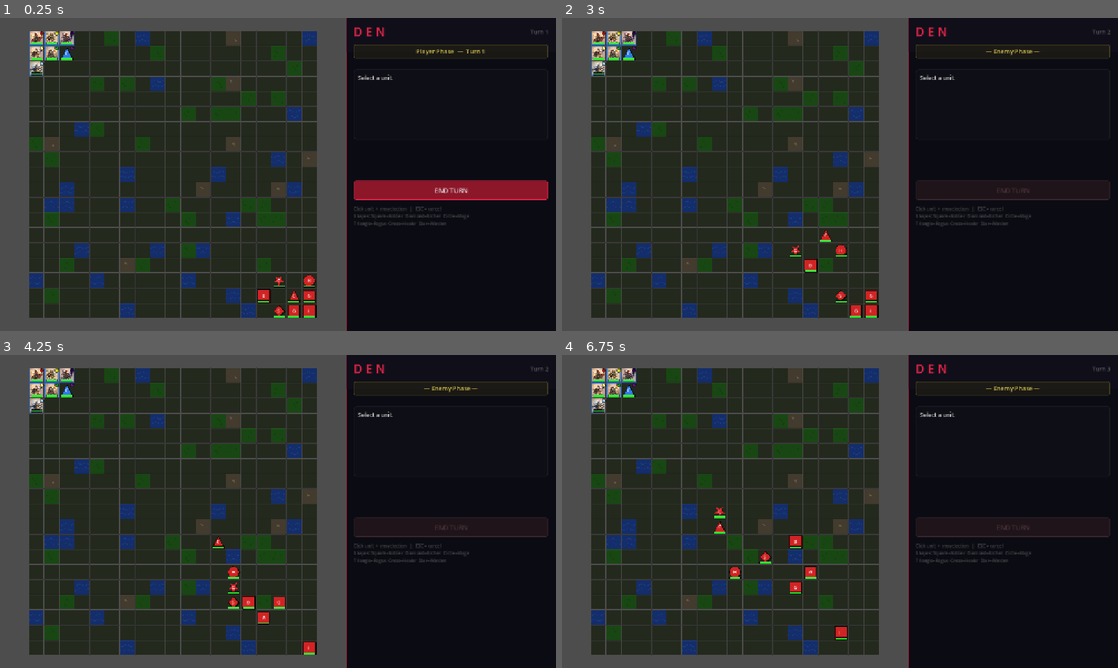
Above: before the commit, frames 1-4 (two rows, left to right).
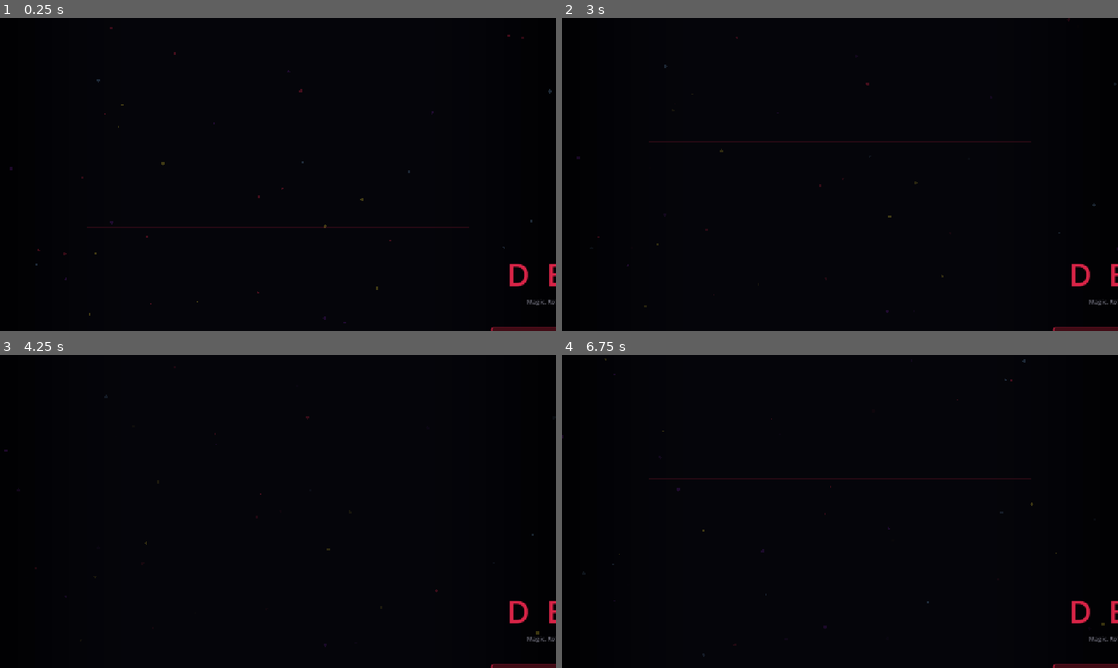
Above: after the commit, the same moments.

Repository: lEWFkRAD/Den
Game: Godot game, scene res://scenes/ui/TitleScreen.tscn
Two runs of this game, one before a commit and one after it. Both use one fixed random seed, a clock stepped at 60 frames per second and the inputs below. Before the commit the project starts from res://scenes/battle/Battle.tscn.
Inputs (mouse positions are in pixels of both pictures, inside the frame that each line leads up to):
- Up to frame 1 (0.25 s): no input
- Up to frame 2 (3 s): click (1012, 190) at 0.5 s, where only the run before the commit has a clickable "END TURN"; tap Enter at 1.25 s; move the mouse to (962, 158) at 1.27 s; click (962, 158) at 1.42 s; tap Space at 2 s; drag from (728, 190) to (812, 237) at 2.02 s; click (1012, 190) at 2.75 s, where only the run before the commit has a clickable "END TURN"
- Up to frame 3 (4.25 s): tap Enter at 3.5 s; move the mouse to (333, 442) at 3.52 s; click (333, 442) at 3.67 s
- Up to frame 4 (6.75 s): drag from (812, 574) to (673, 464) at 4.27 s; click (1012, 527) at 5 s, where only the run before the commit has a clickable "END TURN"; tap Space at 5.75 s; move the mouse to (1006, 558) at 5.77 s; click (1006, 558) at 5.92 s; tap Escape at 6.4 s; drag from (673, 464) to (756, 433) at 6.52 s

The runs differ from the first frame. In frame 1, 66% of the frame differs, in the area x 0-100%, y 0-100%; in frame 2, 66%; in frame 3, 66%; in frame 4, 66%.

Commit message:
Add title screen, pause menu, save/load, and combat close-up
- Title screen with animated particles, New Game / Continue / Quit
- Pause menu (ESC) with Resume, Save, Load, Quit to Title
- Save/load system persisting units, stats, weapons, items, kips
- Combat close-up panel showing attacker/defender portraits and
  animated HP bars during combat exchanges
- Added weapon_id and item_id fields for save serialization

Co-Authored-By: Claude Opus 4.6 <noreply@anthropic.com>

Diff:
--- a/autoloads/GameState.gd
+++ b/autoloads/GameState.gd
@@ -8,6 +8,8 @@
 signal chapter_started(chapter_num: int)
 signal unit_lost(unit_name: String)
 
+const SAVE_PATH = "user://den_save.json"
+
 func start_chapter(num: int):
 	chapter = num
 	chapter_started.emit(chapter)
@@ -15,3 +17,128 @@
 func record_kip_encounter(kip_name: String):
 	if not kip_name in kips_encountered:
 		kips_encountered.append(kip_name)
+
+# ─── Save ─────────────────────────────────────────────────────────────────────
+
+func save_game(units: Array = []) -> bool:
+	var data: Dictionary = {
+		"version": 3,
+		"chapter": chapter,
+		"gold": gold,
+		"kips_encountered": kips_encountered,
+		"timestamp": Time.get_datetime_string_from_system(),
+		"units": [],
+	}
+
+	# Serialize living units
+	for u in units:
+		if not u.is_alive():
+			continue
+		var ud: Dictionary = {
+			"name": u.unit_name,
+			"class": u.unit_class,
+			"is_player": u.is_player_unit,
+			"grid_pos": [u.grid_position.x, u.grid_position.y],
+			"element": u.element,
+			"hp": u.stats.hp,
+			"max_hp": u.stats.max_hp,
+			"strength": u.stats.strength,
+			"magic": u.stats.magic,
+			"skill": u.stats.skill,
+			"speed": u.stats.speed,
+			"defense": u.stats.defense,
+			"resistance": u.stats.resistance,
+			"movement": u.stats.movement,
+			"luck": u.stats.luck,
+			"weapons": [],
+			"items": [],
+		}
+		# Weapons
+		for w in u.weapons:
+			ud["weapons"].append({
+				"id": w.weapon_id,
+				"uses": w.uses,
+			})
+		# Items
+		for it in u.items:
+			ud["items"].append({
+				"id": it.item_id,
+				"uses": it.uses,
+			})
+		# Kip
+		if u.bonded_kip:
+			var k = u.bonded_kip
+			ud["kip"] = {
+				"id": k.kip_id if "kip_id" in k else k.kip_name.to_lower().replace(" ", "_"),
+				"hp": k.hp,
+				"phase": k.current_phase,
+				"is_exhausted": k.is_exhausted,
+				"awakening_used": k.awakening_used,
+			}
+		data["units"].append(ud)
+
+	# Also store army roster IDs for permadeath tracking
+	data["army_roster"] = army
+
+	var file = FileAccess.open(SAVE_PATH, FileAccess.WRITE)
+	if file == null:
+		push_error("GameState: Failed to save — %s" % FileAccess.get_open_error())
+		return false
+	file.store_string(JSON.stringify(data, "\t"))
+	file.close()
+	return true
+
+# ─── Load ─────────────────────────────────────────────────────────────────────
+
+func load_game() -> bool:
+	if not FileAccess.file_exists(SAVE_PATH):
+		return false
+	var file = FileAccess.open(SAVE_PATH, FileAccess.READ)
+	if file == null:
+		return false
+	var text = file.get_as_text()
+	file.close()
+
+	var json = JSON.new()
+	if json.parse(text) != OK:
+		push_error("GameState: Failed to parse save file")
+		return false
+
+	var data = json.data
+	chapter = data.get("chapter", 1)
+	gold = data.get("gold", 0)
+	kips_encountered = data.get("kips_encountered", [])
+	army = data.get("army_roster", [])
+
+	# Store unit data for Battle to restore
+	_pending_load = data.get("units", [])
+	return true
+
+var _pending_load: Array = []
+
+func has_pending_load() -> bool:
+	return not _pending_load.is_empty()
+
+func consume_pending_load() -> Array:
+	var data = _pending_load.duplicate()
+	_pending_load.clear()
+	return data
+
+func has_save() -> bool:
+	return FileAccess.file_exists(SAVE_PATH)
+
+func get_save_info() -> Dictionary:
+	if not FileAccess.file_exists(SAVE_PATH):
+		return {}
+	var file = FileAccess.open(SAVE_PATH, FileAccess.READ)
+	if file == null: return {}
+	var text = file.get_as_text()
+	file.close()
+	var json = JSON.new()
+	if json.parse(text) != OK: return {}
+	var data = json.data
+	return {
+		"chapter": data.get("chapter", 1),
+		"timestamp": data.get("timestamp", ""),
+		"unit_count": data.get("units", []).size(),
+	}
--- a/project.godot
+++ b/project.godot
@@ -16,7 +16,7 @@
 
 config/name="Den"
 config/description="A dark tactical RPG. Magic. Robots. War."
-run/main_scene="res://scenes/battle/Battle.tscn"
+run/main_scene="res://scenes/ui/TitleScreen.tscn"
 config/features=PackedStringArray("4.6", "Forward Plus")
 
 [autoload]
--- /dev/null
+++ b/scenes/ui/TitleScreen.tscn
@@ -0,0 +1,12 @@
+[gd_scene load_steps=2 format=3]
+
+[ext_resource type="Script" path="res://scripts/ui/TitleScreen.gd" id="1"]
+
+[node name="TitleScreen" type="Control"]
+layout_mode = 3
+anchors_preset = 15
+anchor_right = 1.0
+anchor_bottom = 1.0
+grow_horizontal = 2
+grow_vertical = 2
+script = ExtResource("1")
--- a/scripts/battle/Battle.gd
+++ b/scripts/battle/Battle.gd
@@ -56,6 +56,22 @@
 var portrait_cache:  Dictionary = {}  # name_lower → Texture2D
 var kip_portrait_cache: Dictionary = {}  # kip_name_lower → Texture2D
 
+# Pause menu
+var pause_overlay:   ColorRect
+var pause_menu:      VBoxContainer
+var is_pause_open:   bool = false
+
+# Combat close-up
+var combat_layer:    CanvasLayer
+var combat_panel:    ColorRect
+var combat_atk_portrait: TextureRect
+var combat_def_portrait: TextureRect
+var combat_atk_hp:   ColorRect
+var combat_def_hp:   ColorRect
+var combat_atk_name: Label
+var combat_def_name: Label
+var combat_vs:       Label
+
 # Speech timer
 var speech_timer:   float = 0.0
 var log_timer:      float = 0.0
@@ -67,6 +83,8 @@
 	_setup_camera()
 	_load_portraits()
 	_build_ui()
+	_build_pause_menu()
+	_build_combat_closeup()
 	_start_battle()
 	BattleState.kip_speaks.connect(_on_kip_speaks)
 	BattleState.unit_died.connect(_on_unit_died)
@@ -161,6 +179,21 @@
 # ─── Input ────────────────────────────────────────────────────────────────────
 
 func _input(event: InputEvent):
+	# Pause toggle always available
+	if event is InputEventKey and event.pressed and event.keycode == KEY_ESCAPE:
+		if is_pause_open:
+			_close_pause_menu()
+			return
+		elif state == State.IDLE and BattleState.is_player_phase:
+			_open_pause_menu()
+			return
+		else:
+			_cancel_action()
+			return
+
+	# Block all input while paused
+	if is_pause_open: return
+
 	# Camera controls always active
 	_handle_camera_input(event)
 
@@ -174,9 +207,6 @@
 			var tp = grid.world_to_tile(get_global_mouse_position())
 			if grid.is_valid_tile(tp):
 				_handle_tile_click(tp)
-
-	if event is InputEventKey and event.pressed and event.keycode == KEY_ESCAPE:
-		_cancel_action()
 
 func _handle_camera_input(event: InputEvent):
 	# Scroll wheel zoom
@@ -639,6 +669,7 @@
 	if forecast_attacker == null or forecast_defender == null: return
 	state = State.ANIMATING
 	_hide_all_panels()
+	_show_combat_closeup(forecast_attacker, forecast_defender)
 
 	var atk = forecast_attacker
 	var def = forecast_defender
@@ -711,6 +742,10 @@
 	defender.take_damage(damage, elem)
 	weapon.use_one()
 
+	# Update combat close-up HP bars
+	if forecast_attacker and forecast_defender:
+		_update_combat_hp(forecast_attacker, forecast_defender)
+
 	# Hit recoil on defender
 	if defender.is_alive():
 		await grid.animate_hit_recoil(defender)
@@ -720,6 +755,7 @@
 	grid.queue_redraw()
 
 func _finish_combat(attacker):
+	_hide_combat_closeup()
 	attacker.has_acted = true
 	_deselect()
 	_check_all_acted()
@@ -1235,3 +1271,232 @@
 		"plant":    return Color(0.25, 0.82, 0.25)
 		"god":      return Color(1.0, 1.0, 0.9)
 	return Color(0.7, 0.7, 0.7)
+
+# ─── Pause Menu ───────────────────────────────────────────────────────────────
+
+func _build_pause_menu():
+	var pause_layer = CanvasLayer.new()
+	pause_layer.layer = 20
+	add_child(pause_layer)
+
+	pause_overlay = ColorRect.new()
+	pause_overlay.color = Color(0, 0, 0, 0.65)
+	pause_overlay.position = Vector2.ZERO
+	pause_overlay.size = Vector2(1280, 720)
+	pause_overlay.visible = false
+	pause_overlay.mouse_filter = Control.MOUSE_FILTER_STOP
+	pause_layer.add_child(pause_overlay)
+
+	pause_menu = VBoxContainer.new()
+	pause_menu.position = Vector2(440, 160)
+	pause_menu.custom_minimum_size = Vector2(400, 0)
+	pause_overlay.add_child(pause_menu)
+
+	var title = Label.new()
+	title.text = "PAUSED"
+	title.add_theme_font_size_override("font_size", 32)
+	title.add_theme_color_override("font_color", Color(0.85, 0.14, 0.28))
+	title.horizontal_alignment = HORIZONTAL_ALIGNMENT_CENTER
+	pause_menu.add_child(title)
+
+	pause_menu.add_child(_spacer(20))
+
+	_add_pause_btn("RESUME", Color(0.3, 0.6, 0.3), _close_pause_menu)
+	_add_pause_btn("SAVE GAME", Color(0.3, 0.5, 0.8), _on_pause_save)
+	_add_pause_btn("LOAD GAME", Color(0.5, 0.4, 0.2), _on_pause_load, GameState.has_save())
+	_add_pause_btn("QUIT TO TITLE", Color(0.6, 0.15, 0.15), _on_pause_quit)
+
+func _add_pause_btn(label: String, col: Color, callback: Callable, enabled: bool = true):
+	var btn = Button.new()
+	btn.text = label
+	btn.custom_minimum_size = Vector2(400, 48)
+	btn.disabled = not enabled
+	btn.pressed.connect(callback)
+	btn.add_theme_font_size_override("font_size", 16)
+
+	var style = StyleBoxFlat.new()
+	style.bg_color = col.darkened(0.65)
+	style.border_color = col.darkened(0.2)
+	style.set_border_width_all(1)
+	style.set_corner_radius_all(5)
+	style.set_content_margin_all(12)
+	btn.add_theme_stylebox_override("normal", style)
+
+	var hover = StyleBoxFlat.new()
+	hover.bg_color = col.darkened(0.4)
+	hover.border_color = col
+	hover.set_border_width_all(1)
+	hover.set_corner_radius_all(5)
+	hover.set_content_margin_all(12)
+	btn.add_theme_stylebox_override("hover", hover)
+
+	var dis = StyleBoxFlat.new()
+	dis.bg_color = Color(0.08, 0.08, 0.10)
+	dis.border_color = Color(0.15, 0.15, 0.18)
+	dis.set_border_width_all(1)
+	dis.set_corner_radius_all(5)
+	dis.set_content_margin_all(12)
+	btn.add_theme_stylebox_override("disabled", dis)
+	btn.add_theme_color_override("font_disabled_color", Color(0.3, 0.3, 0.32))
+
+	pause_menu.add_child(btn)
+
+func _open_pause_menu():
+	is_pause_open = true
+	pause_overlay.visible = true
+	BattleState.pause()
+
+func _close_pause_menu():
+	is_pause_open = false
+	pause_overlay.visible = false
+	BattleState.resume()
+
+func _on_pause_save():
+	if GameState.save_game(units):
+		_push_log("Game saved.")
+	else:
+		_push_log("Save failed!")
+	_close_pause_menu()
+
+func _on_pause_load():
+	if GameState.load_game():
+		_close_pause_menu()
+		get_tree().change_scene_to_file("res://scenes/battle/Battle.tscn")
+
+func _on_pause_quit():
+	_close_pause_menu()
+	get_tree().change_scene_to_file("res://scenes/ui/TitleScreen.tscn")
+
+# ─── Combat Close-Up ─────────────────────────────────────────────────────────
+
+func _build_combat_closeup():
+	combat_layer = CanvasLayer.new()
+	combat_layer.layer = 15
+	add_child(combat_layer)
+
+	combat_panel = ColorRect.new()
+	combat_panel.color = Color(0.02, 0.02, 0.05, 0.92)
+	combat_panel.position = Vector2(140, 200)
+	combat_panel.size = Vector2(1000, 320)
+	combat_panel.visible = false
+	combat_layer.add_child(combat_panel)
+
+	# Top accent line
+	var accent = ColorRect.new()
+	accent.color = Color(0.85, 0.14, 0.28, 0.6)
+	accent.position = Vector2(0, 0)
+	accent.size = Vector2(1000, 2)
+	combat_panel.add_child(accent)
+
+	# Bottom accent
+	var accent2 = ColorRect.new()
+	accent2.color = Color(0.85, 0.14, 0.28, 0.6)
+	accent2.position = Vector2(0, 318)
+	accent2.size = Vector2(1000, 2)
+	combat_panel.add_child(accent2)
+
+	# Attacker side (left)
+	combat_atk_portrait = TextureRect.new()
+	combat_atk_portrait.position = Vector2(30, 30)
+	combat_atk_portrait.custom_minimum_size = Vector2(200, 260)
+	combat_atk_portrait.size = Vector2(200, 260)
+	combat_atk_portrait.stretch_mode = TextureRect.STRETCH_KEEP_ASPECT_CENTERED
+	combat_atk_portrait.expand_mode = TextureRect.EXPAND_IGNORE_SIZE
+	combat_panel.add_child(combat_atk_portrait)
+
+	combat_atk_name = Label.new()
+	combat_atk_name.position = Vector2(240, 40)
+	combat_atk_name.add_theme_font_size_override("font_size", 22)
+	combat_atk_name.add_theme_color_override("font_color", Color(0.55, 0.78, 1.0))
+	combat_panel.add_child(combat_atk_name)
+
+	# Attacker HP bar bg
+	var atk_hp_bg = ColorRect.new()
+	atk_hp_bg.position = Vector2(240, 75)
+	atk_hp_bg.size = Vector2(200, 14)
+	atk_hp_bg.color = Color(0.08, 0.08, 0.10)
+	combat_panel.add_child(atk_hp_bg)
+
+	combat_atk_hp = ColorRect.new()
+	combat_atk_hp.position = Vector2(240, 75)
+	combat_atk_hp.size = Vector2(200, 14)
+	combat_atk_hp.color = Color(0.15, 0.88, 0.15)
+	combat_panel.add_child(combat_atk_hp)
+
+	# VS label
+	combat_vs = Label.new()
+	combat_vs.text = "VS"
+	combat_vs.position = Vector2(465, 130)
+	combat_vs.add_theme_font_size_override("font_size", 36)
+	combat_vs.add_theme_color_override("font_color", Color(0.85, 0.14, 0.28, 0.7))
+	combat_panel.add_child(combat_vs)
+
+	# Defender side (right)
+	combat_def_portrait = TextureRect.new()
+	combat_def_portrait.position = Vector2(770, 30)
+	combat_def_portrait.custom_minimum_size = Vector2(200, 260)
+	combat_def_portrait.size = Vector2(200, 260)
+	combat_def_portrait.stretch_mode = TextureRect.STRETCH_KEEP_ASPECT_CENTERED
+	combat_def_portrait.expand_mode = TextureRect.EXPAND_IGNORE_SIZE
+	combat_panel.add_child(combat_def_portrait)
+
+	combat_def_name = Label.new()
+	combat_def_name.position = Vector2(560, 40)
+	combat_def_name.custom_minimum_size = Vector2(200, 0)
+	combat_def_name.horizontal_alignment = HORIZONTAL_ALIGNMENT_RIGHT
+	combat_def_name.add_theme_font_size_override("font_size", 22)
+	combat_def_name.add_theme_color_override("font_color", Color(1.0, 0.45, 0.35))
+	combat_panel.add_child(combat_def_name)
+
+	# Defender HP bar
+	var def_hp_bg = ColorRect.new()
+	def_hp_bg.position = Vector2(560, 75)
+	def_hp_bg.size = Vector2(200, 14)
+	def_hp_bg.color = Color(0.08, 0.08, 0.10)
+	combat_panel.add_child(def_hp_bg)
+
+	combat_def_hp = ColorRect.new()
+	combat_def_hp.position = Vector2(560, 75)
+	combat_def_hp.size = Vector2(200, 14)
+	combat_def_hp.color = Color(0.15, 0.88, 0.15)
+	combat_panel.add_child(combat_def_hp)
+
+func _show_combat_closeup(atk, def):
+	# Set attacker portrait
+	var atk_key = atk.unit_name.to_lower()
+	if portrait_cache.has(atk_key):
+		combat_atk_portrait.texture = portrait_cache[atk_key]
+	else:
+		combat_atk_portrait.texture = null
+
+	# Set defender portrait
+	var def_key = def.unit_name.to_lower()
+	if portrait_cache.has(def_key):
+		combat_def_portrait.texture = portrait_cache[def_key]
+	else:
+		combat_def_portrait.texture = null
+
+	combat_atk_name.text = atk.unit_name
+	combat_def_name.text = def.unit_name
+
+	# Set name colors based on team
+	combat_atk_name.add_theme_color_override("font_color",
+		Color(0.55, 0.78, 1.0) if atk.is_player_unit else Color(1.0, 0.45, 0.35))
+	combat_def_name.add_theme_color_override("font_color",
+		Color(0.55, 0.78, 1.0) if def.is_player_unit else Color(1.0, 0.45, 0.35))
+
+	_update_combat_hp(atk, def)
+	combat_panel.visible = true
+
+func _update_combat_hp(atk, def):
+	var atk_ratio = clampf(float(atk.stats.hp) / float(atk.stats.max_hp), 0.0, 1.0)
+	var def_ratio = clampf(float(def.stats.hp) / float(def.stats.max_hp), 0.0, 1.0)
+
+	combat_atk_hp.size.x = 200.0 * atk_ratio
+	combat_def_hp.size.x = 200.0 * def_ratio
+
+	combat_atk_hp.color = Color(0.15, 0.88, 0.15) if atk_ratio > 0.5 else (Color(0.92, 0.58, 0.1) if atk_ratio > 0.25 else Color(0.92, 0.12, 0.12))
+	combat_def_hp.color = Color(0.15, 0.88, 0.15) if def_ratio > 0.5 else (Color(0.92, 0.58, 0.1) if def_ratio > 0.25 else Color(0.92, 0.12, 0.12))
+
+func _hide_combat_closeup():
+	combat_panel.visible = false
--- a/scripts/items/Item.gd
+++ b/scripts/items/Item.gd
@@ -3,6 +3,7 @@
 
 enum ItemType { HEAL, KIP_RESTORE, STAT_BOOST, ELIXIR, PROMOTION }
 
+var item_id:     String   = ""
 var item_name:   String   = ""
 var item_type:   ItemType = ItemType.HEAL
 var description: String   = ""
@@ -14,6 +15,7 @@
 
 static func make(id: String) -> Item:
 	var it = Item.new()
+	it.item_id = id
 	match id:
 		"vulnerary":
 			it.item_name = "Vulnerary"; it.item_type = ItemType.HEAL
--- a/scripts/items/Weapon.gd
+++ b/scripts/items/Weapon.gd
@@ -4,6 +4,7 @@
 enum WeaponType { SWORD, LANCE, AXE, BOW, TOME, DAGGER, STAFF, GREATSWORD }
 enum DamageType { PHYSICAL, MAGICAL }
 
+var weapon_id:    String     = ""
 var weapon_name:  String     = "Iron Sword"
 var weapon_type:  WeaponType = WeaponType.SWORD
 var damage_type:  DamageType = DamageType.PHYSICAL
@@ -133,6 +134,7 @@
 		_: # Default fallback
 			w.weapon_name = "Broken Sword"; w.attack = 2; w.hit = 70
 
+	w.weapon_id = id
 	w.max_uses = w.uses
 	return w
 
--- /dev/null
+++ b/scripts/ui/TitleScreen.gd
@@ -0,0 +1,172 @@
+extends Control
+
+var bg_time: float = 0.0
+var particles: Array = []  # [{pos, vel, color, size, life}]
+
+func _ready():
+	# Spawn ambient particles
+	for i in 40:
+		_spawn_particle()
+	_build_ui()
+
+func _spawn_particle():
+	particles.append({
+		"pos": Vector2(randf() * 1280, randf() * 720),
+		"vel": Vector2(randf_range(-8, 8), randf_range(-15, -5)),
+		"color": [Color(0.85, 0.14, 0.28, 0.3), Color(0.55, 0.78, 1.0, 0.2),
+				  Color(0.95, 0.85, 0.2, 0.25), Color(0.55, 0.15, 0.78, 0.2)].pick_random(),
+		"size": randf_range(1.5, 4.0),
+		"life": randf_range(3.0, 8.0),
+		"max_life": 8.0
+	})
+
+func _process(delta: float):
+	bg_time += delta
+	var i = particles.size() - 1
+	while i >= 0:
+		particles[i].pos += particles[i].vel * delta
+		particles[i].life -= delta
+		if particles[i].life <= 0.0:
+			particles.remove_at(i)
+			_spawn_particle()
+		i -= 1
+	queue_redraw()
+
+func _draw():
+	# Dark background
+	draw_rect(Rect2(0, 0, 1280, 720), Color(0.02, 0.02, 0.04))
+
+	# Subtle radial vignette effect (concentric rects getting darker)
+	for ring in range(8, 0, -1):
+		var alpha = 0.03 * ring
+		var inset = 40.0 * (8 - ring)
+		draw_rect(Rect2(0, 0, inset, 720), Color(0, 0, 0, alpha))
+		draw_rect(Rect2(1280 - inset, 0, inset, 720), Color(0, 0, 0, alpha))
+
+	# Particles
+	for p in particles:
+		var alpha = clampf(p.life / p.max_life * 2.0, 0.0, 1.0) * p.color.a
+		var col = p.color
+		col.a = alpha
+		draw_circle(p.pos, p.size, col)
+
+	# Horizontal accent lines
+	var line_y = 280.0 + sin(bg_time * 0.3) * 5.0
+	draw_rect(Rect2(200, line_y, 880, 1), Color(0.85, 0.14, 0.28, 0.15))
+	draw_rect(Rect2(200, line_y + 200, 880, 1), Color(0.85, 0.14, 0.28, 0.15))
+
+func _build_ui():
+	# Center container
+	var center = VBoxContainer.new()
+	center.set_anchors_preset(Control.PRESET_CENTER)
+	center.position = Vector2(490, 180)
+	center.custom_minimum_size = Vector2(300, 400)
+	add_child(center)
+
+	# Title
+	var title = Label.new()
+	title.text = "D  E  N"
+	title.add_theme_font_size_override("font_size", 72)
+	title.add_theme_color_override("font_color", Color(0.85, 0.14, 0.28))
+	title.horizontal_alignment = HORIZONTAL_ALIGNMENT_CENTER
+	center.add_child(title)
+
+	# Subtitle
+	var sub = Label.new()
+	sub.text = "Magic. Robots. War."
+	sub.add_theme_font_size_override("font_size", 14)
+	sub.add_theme_color_override("font_color", Color(0.45, 0.45, 0.50))
+	sub.horizontal_alignment = HORIZONTAL_ALIGNMENT_CENTER
+	center.add_child(sub)
+
+	center.add_child(_spacer(40))
+
+	# Menu buttons
+	_add_menu_btn(center, "NEW GAME", Color(0.85, 0.14, 0.28), _on_new_game)
+
+	var has_save = FileAccess.file_exists("user://den_save.json")
+	_add_menu_btn(center, "CONTINUE", Color(0.3, 0.5, 0.8), _on_continue, has_save)
+
+	_add_menu_btn(center, "SETTINGS", Color(0.35, 0.35, 0.38), _on_settings)
+	_add_menu_btn(center, "QUIT", Color(0.25, 0.25, 0.28), _on_quit)
+
+	center.add_child(_spacer(60))
+
+	# Version
+	var ver = Label.new()
+	ver.text = "v0.3 prototype"
+	ver.add_theme_font_size_override("font_size", 11)
+	ver.add_theme_color_override("font_color", Color(0.25, 0.25, 0.28))
+	ver.horizontal_alignment = HORIZONTAL_ALIGNMENT_CENTER
+	center.add_child(ver)
+
+func _add_menu_btn(parent: Control, label: String, col: Color, callback: Callable, enabled: bool = true):
+	var btn = Button.new()
+	btn.text = label
+	btn.custom_minimum_size = Vector2(300, 48)
+	btn.disabled = not enabled
+	btn.pressed.connect(callback)
+	btn.add_theme_font_size_override("font_size", 16)
+
+	var style = StyleBoxFlat.new()
+	style.bg_color = col.darkened(0.7)
+	style.border_color = col.darkened(0.3)
+	style.set_border_width_all(1)
+	style.border_width_left = 4
+	style.set_corner_radius_all(4)
+	style.set_content_margin_all(10)
+	btn.add_theme_stylebox_override("normal", style)
+
+	var hover = StyleBoxFlat.new()
+	hover.bg_color = col.darkened(0.5)
+	hover.border_color = col
+	hover.set_border_width_all(1)
+	hover.border_width_left = 4
+	hover.set_corner_radius_all(4)
+	hover.set_content_margin_all(10)
+	btn.add_theme_stylebox_override("hover", hover)
+
+	var pressed = StyleBoxFlat.new()
+	pressed.bg_color = col.darkened(0.3)
+	pressed.border_color = col.lightened(0.2)
+	pressed.set_border_width_all(1)
+	pressed.border_width_left = 4
+	pressed.set_corner_radius_all(4)
+	pressed.set_content_margin_all(10)
+	btn.add_theme_stylebox_override("pressed", pressed)
+
+	var dis = StyleBoxFlat.new()
+	dis.bg_color = Color(0.08, 0.08, 0.10)
+	dis.border_color = Color(0.15, 0.15, 0.18)
+	dis.set_border_width_all(1)
+	dis.border_width_left = 4
+	dis.set_corner_radius_all(4)
+	dis.set_content_margin_all(10)
+	btn.add_theme_stylebox_override("disabled", dis)
+	btn.add_theme_color_override("font_disabled_color", Color(0.25, 0.25, 0.28))
+
+	parent.add_child(btn)
+
+func _spacer(h: int) -> Control:
+	var s = Control.new()
+	s.custom_minimum_size = Vector2(0, h)
+	return s
+
+# ─── Callbacks ────────────────────────────────────────────────────────────────
+
+func _on_new_game():
+	GameState.chapter = 1
+	GameState.army.clear()
+	GameState.gold = 0
+	GameState.kips_encountered.clear()
+	get_tree().change_scene_to_file("res://scenes/battle/Battle.tscn")
+
+func _on_continue():
+	if GameState.load_game():
+		get_tree().change_scene_to_file("res://scenes/battle/Battle.tscn")
+
+func _on_settings():
+	pass  # TODO: settings screen
+
+func _on_quit():
+	get_tree().quit()
